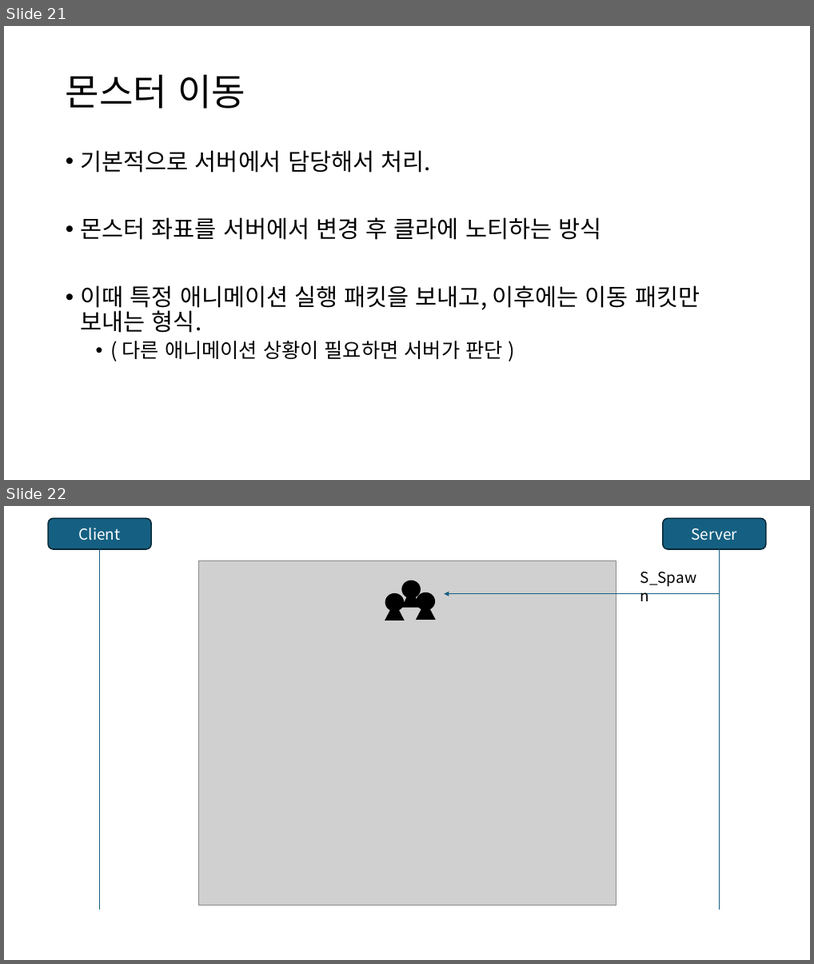
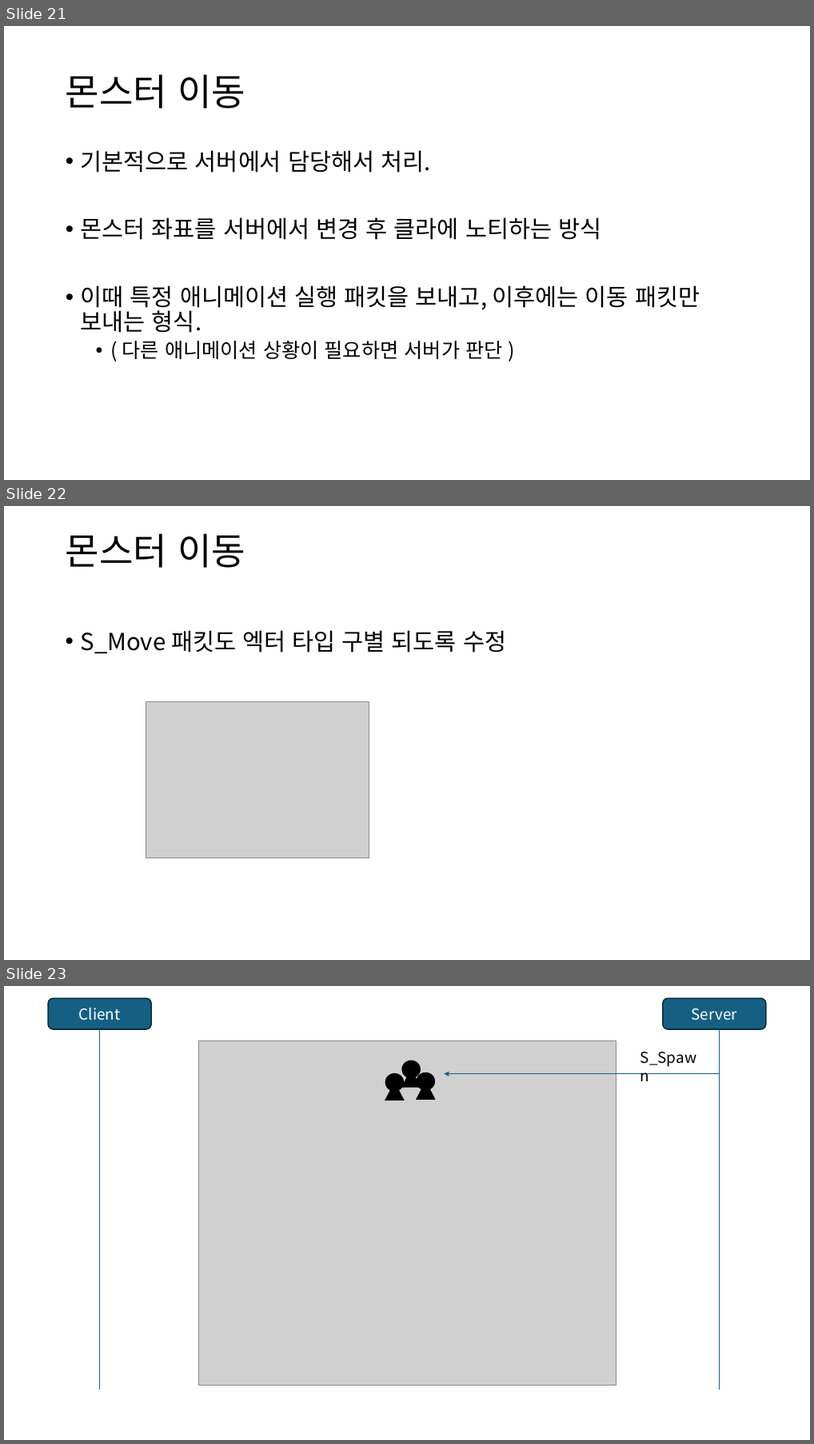
Before and after one commit to ath331/T_Survivor, a slide deck: Share/2. 기획 스크립트/[태환] 1. 인게임 몬스터 소환.pptx. Shown one above the other, each under a label of ours: slides 21 and 22 before the commit, slides 21, 22 and 23 after it. The pictures are 814x964 and 814x1444 pixels, drawn with LibreOffice and Linux fonts; fonts in the diff are those of the drawing; grey boxes stand for pictures. Boxes give left, top, right and bottom in pixels: in the first picture for what was removed or moved away, otherwise in the second. Text is boxed around its words. In the diff, an @@ line names an element or a change of style, - is before the commit and + after.

```diff
--- a/Share/2. 기획 스크립트/[태환] 1. 인게임 몬스터 소환.pptx
+++ b/Share/2. 기획 스크립트/[태환] 1. 인게임 몬스터 소환.pptx
@@ slide 22 added at bbox=[4, 506, 810, 960], background #FFFFFF @@
@@ text added at bbox=[66, 533, 246, 568], 44 pt, text #000000 @@
+몬스터 이동
@@ text added at bbox=[81, 630, 506, 653], 28 pt, text #000000 @@
+• S_Move 패킷도 엑터 타입 구별 되도록 수정
@@ picture added at bbox=[146, 701, 370, 857] @@
@@ what was slide 22 is now slide 23 @@
```
